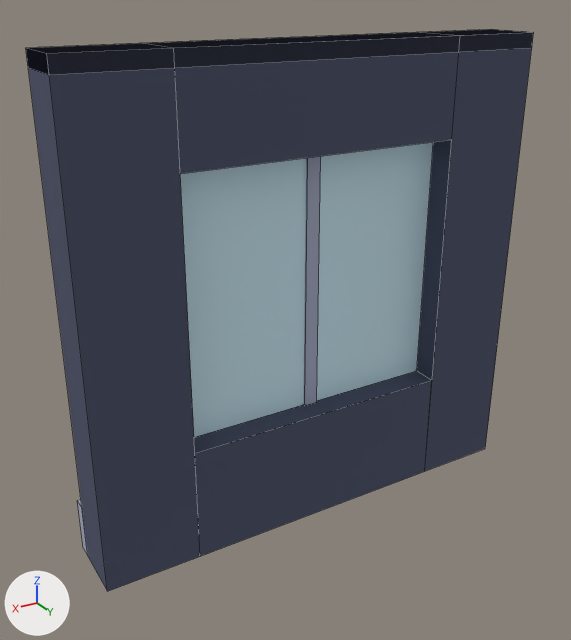
An edit to the Blender file assets/managed-models/mini-arcade/wall-window/wall-window.blend, drawn before and after from the same camera.
The view is the same before and after, from a camera (50 mm lens) standing at (0.827, 1.071, 1.098) and looking at (0.059, -0.209, 0.458). Arrows for +X, +Y and +Z are at lower left; the lights stay in place. The picture after the commit comes second. Mesh edges are drawn as thin lines.

Objects in the first picture: 'wall-window'.
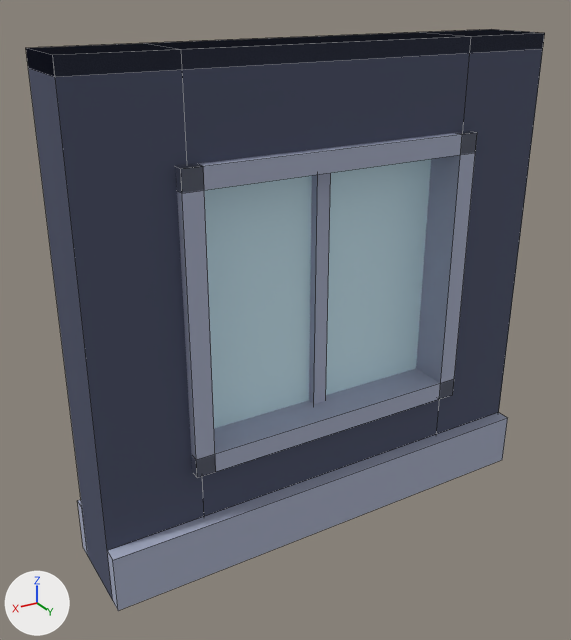
The newer file is also turned or shifted as a whole; pictures and numbers use the older file's frame.

Changed parts and their boxes [x1, y1, x2, y2] in the pictures (571 x 640 px; the box of a moved part takes in the faces that stretch with it):
'wall-window', reshaped
    before: [26, 29, 534, 591]
    after: [26, 29, 545, 611]
part 1 of me_wall_window, added
    after: [309, 173, 331, 404]
part 2 of me_wall_window, added
    after: [107, 413, 508, 611]
part 3 of me_wall_window, deleted
    before: [304, 156, 321, 405]
part 4 of me_wall_window, moved or reshaped
    before: [43, 30, 534, 591]
    after: [43, 30, 545, 601]

Patch to the scene script:
```diff
--- a/assets/managed-models/mini-arcade/wall-window/wall-window.blend.py
+++ b/assets/managed-models/mini-arcade/wall-window/wall-window.blend.py
@@ me_wall_window @@
 # used by ob_wall_window; location = (0.0, 0.0, 0.0)
-me_wall_window.from_pydata(...)  # 96 vertices, 72 faces; spans x -0.5..0.5, y -0.3..-0.15, z 0.0..1.0
+me_wall_window.from_pydata(...)  # 104 vertices, 78 faces; spans x -0.5..0.5, y -0.3..-0.09, z 0.0..1.0
+# me_wall_window part 1: a new loose piece, a box spanning x -0.015..0.015, y -0.225..-0.165, z 0.25..0.8, in mat_m_wall_window
+# me_wall_window part 2: a new loose piece, a box spanning x -0.5..0.5, y -0.12..-0.09, z 0.0..0.12, in mat_m_wall_window
+# me_wall_window part 3: the loose piece of 8 vertices spanning x -0.015..0.015, y -0.23..-0.2, z 0.25..0.8 is deleted
+# me_wall_window part 4
+# 14 faces are deleted
+# 20 vertices in x -0.5..0.5, y -0.15, z 0.0..1.0 move by (0.0, 0.03, 0.0)
+# 16 vertices in x -0.32..0.32, y -0.25, z 0.23..0.82 move by (0.0, 0.15, 0.0)
+# 4 vertices in x -0.3..0.3, y -0.225, z 0.25..0.8 move by (0.0, 0.04, 0.0)
+# 14 new faces join them
 me_wall_window.materials.append(mat_m_wall_window)
```
